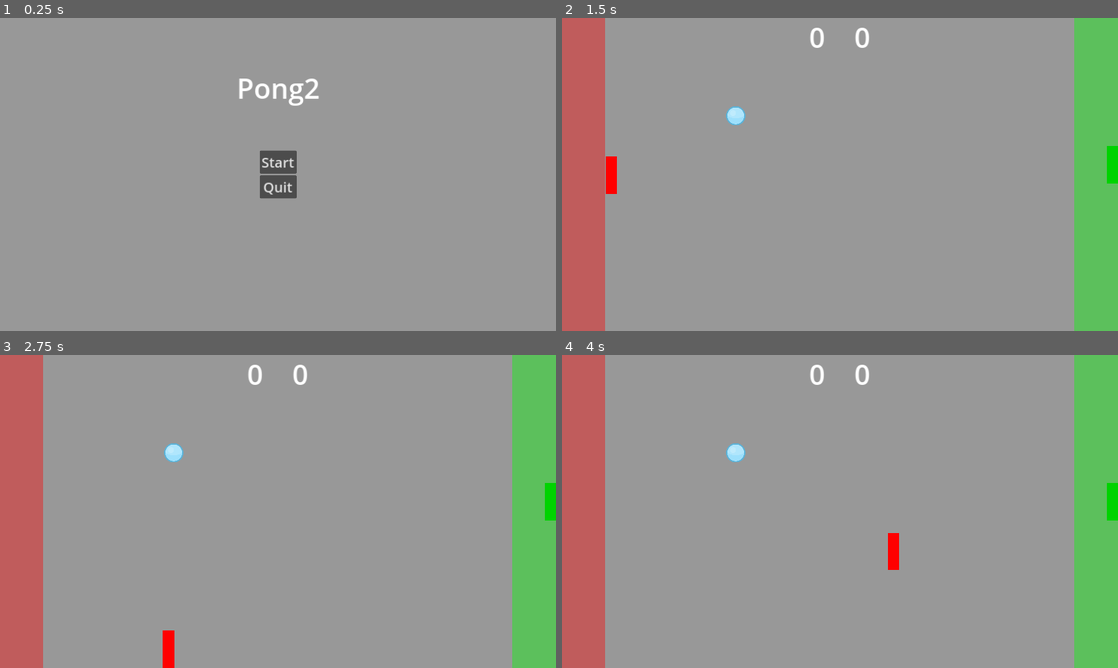
Above: before the commit, frames 1-4 (two rows, left to right).
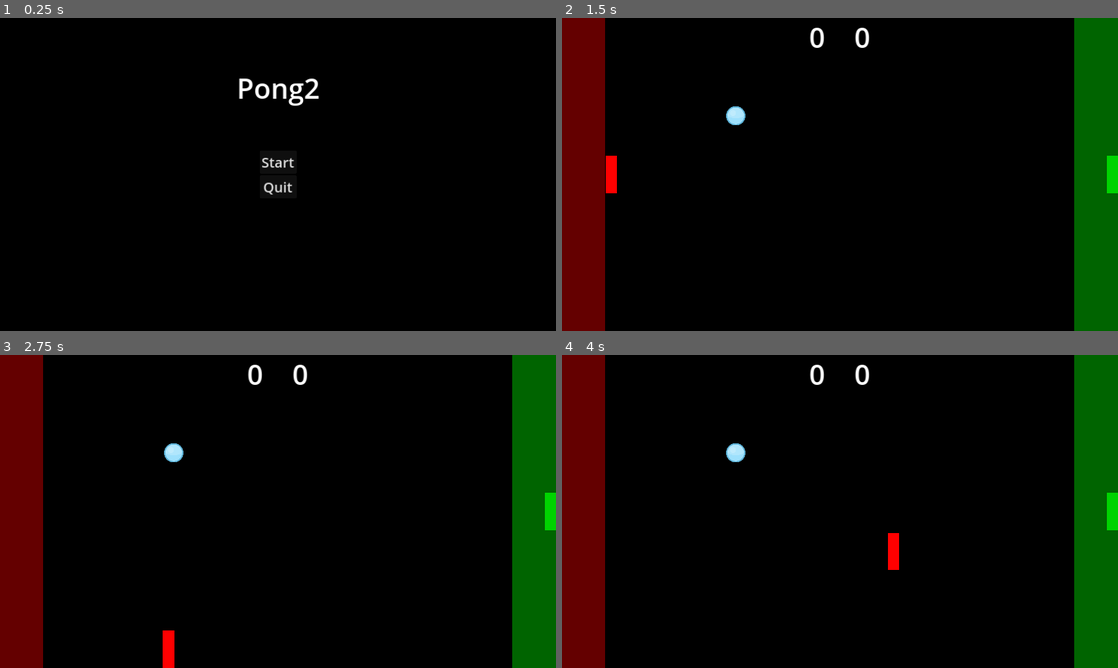
Above: after the commit, the same moments.

Repository: vidarasberg/pong2
Game: Godot game, scene res://ui.tscn
Same seed, same stepped clock (60 frames per second), same inputs: the game is played once before the commit and once after it.
Inputs:
- Up to frame 1 (0.25 s): no input
- Up to frame 2 (1.5 s): click "Start" at 0.5 s; tap Enter at 1.25 s; hold D (right) from 1.28 s (still down)
- Up to frame 3 (2.75 s): release D (right) at 2.03 s; hold S (down) from 2.03 s (still down)
- Up to frame 4 (4 s): release S (down) at 2.78 s; hold D (right) 2.78-3.53 s; hold W (up) from 3.53 s (still down)

The runs differ from the first frame. In frame 1, 100% of the frame differs, in the area x 0-100%, y 0-100%; in frame 2, 99%; in frame 3, 99%; in frame 4, 99%.

Commit message:
black startup and background, fixed positions

Diff:
--- a/game.tscn
+++ b/game.tscn
@@ -12,19 +12,19 @@
 ball_scene = ExtResource("2_70wcf")
 
 [node name="Goal" parent="." instance=ExtResource("3_mx2ki")]
-position = Vector2(0, 362)
+position = Vector2(0, 360)
 color = Color(1, 0, 0, 0.392157)
 
 [node name="Goal2" parent="." instance=ExtResource("3_mx2ki")]
-position = Vector2(1280, 338)
+position = Vector2(1280, 360)
 color = Color(0, 1, 0, 0.392157)
 
 [node name="Player" parent="." instance=ExtResource("4_f0dm5")]
-position = Vector2(13, 362)
+position = Vector2(13, 360)
 color = Color(1, 0, 0, 1)
 
 [node name="Player2" parent="." instance=ExtResource("4_f0dm5")]
-position = Vector2(1267, 338)
+position = Vector2(1267, 360)
 move_right = "right2"
 move_left = "left2"
 move_down = "down2"
@@ -40,11 +40,11 @@
 position = Vector2(640, 770)
 
 [node name="Wall3" parent="." instance=ExtResource("5_otyad")]
-position = Vector2(1330, 300)
+position = Vector2(1330, 360)
 rotation = 1.5708
 
 [node name="Wall4" parent="." instance=ExtResource("5_otyad")]
-position = Vector2(-50, 323)
+position = Vector2(-50, 360)
 rotation = 1.5708
 
 [node name="HUD" parent="." instance=ExtResource("6_g4e1x")]
--- a/project.godot
+++ b/project.godot
@@ -10,10 +10,13 @@
 
 [application]
 
-config/name="Pong"
+config/name="Pong2"
 run/main_scene="res://ui.tscn"
 config/features=PackedStringArray("4.2", "GL Compatibility")
-config/icon="res://icon.svg"
+boot_splash/bg_color=Color(0, 0, 0, 1)
+boot_splash/show_image=false
+boot_splash/image="res://assets/title.png"
+config/icon="res://assets/title.png"
 
 [display]
 
@@ -102,4 +105,4 @@
 
 renderer/rendering_method="gl_compatibility"
 renderer/rendering_method.mobile="gl_compatibility"
-environment/defaults/default_clear_color=Color(0.596078, 0.596078, 0.596078, 1)
+environment/defaults/default_clear_color=Color(0, 0, 0, 1)
Binary file added: assets/title.png
Not shown, added: assets/title.png.import
